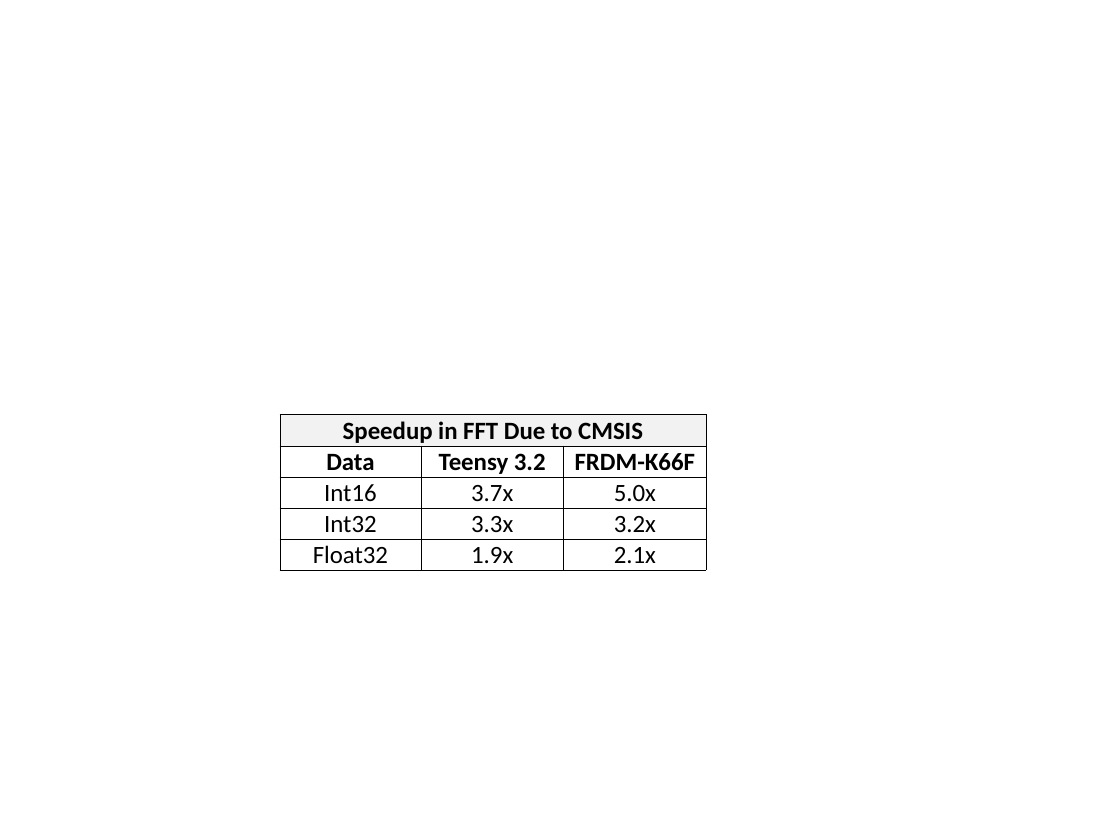
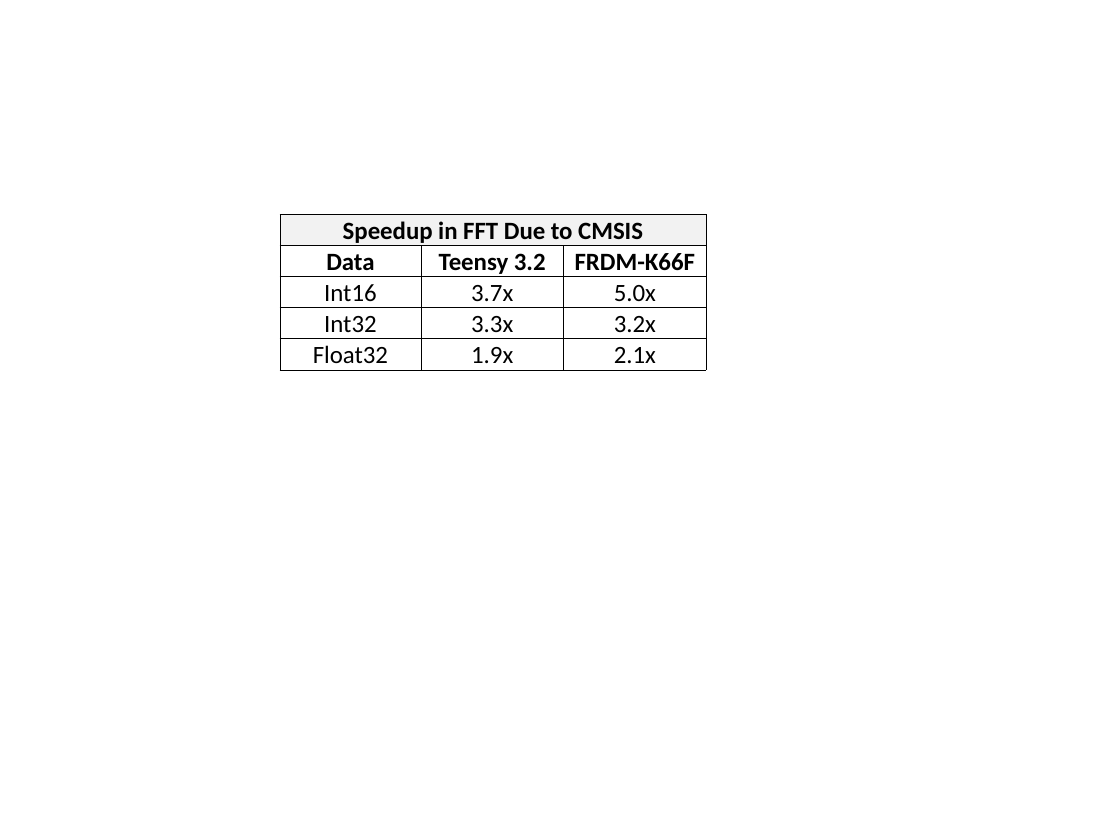
Before and after one commit to chipaudette/OpenAudio_blog, a slide deck: slide 11 of 2016-09-13 Compare FFT Speed/Figures.pptx (slide 9 before the commit). Drawn at 1120x840 pixels with LibreOffice and Linux fonts; fonts in the diff are those of the drawing. Boxes give left, top, right and bottom in pixels: in the first picture for what was removed or moved away, otherwise in the second. Text is boxed around its words. In the diff, an @@ line names an element or a change of style, - is before the commit and + after.

```diff
--- a/2016-09-13 Compare FFT Speed/Figures.pptx
+++ b/2016-09-13 Compare FFT Speed/Figures.pptx
@@ table at box(280, 215, 706, 371) @@
@@ fill none to #FFFFFF in 12 cells @@
@@ table: place and size @@
-table at box(280, 414, 706, 570)
+table at box(280, 215, 706, 371)
```
Also in this commit, not shown: 1 other slide changed, 3 slides added, 1 slide removed, 2 other files.
